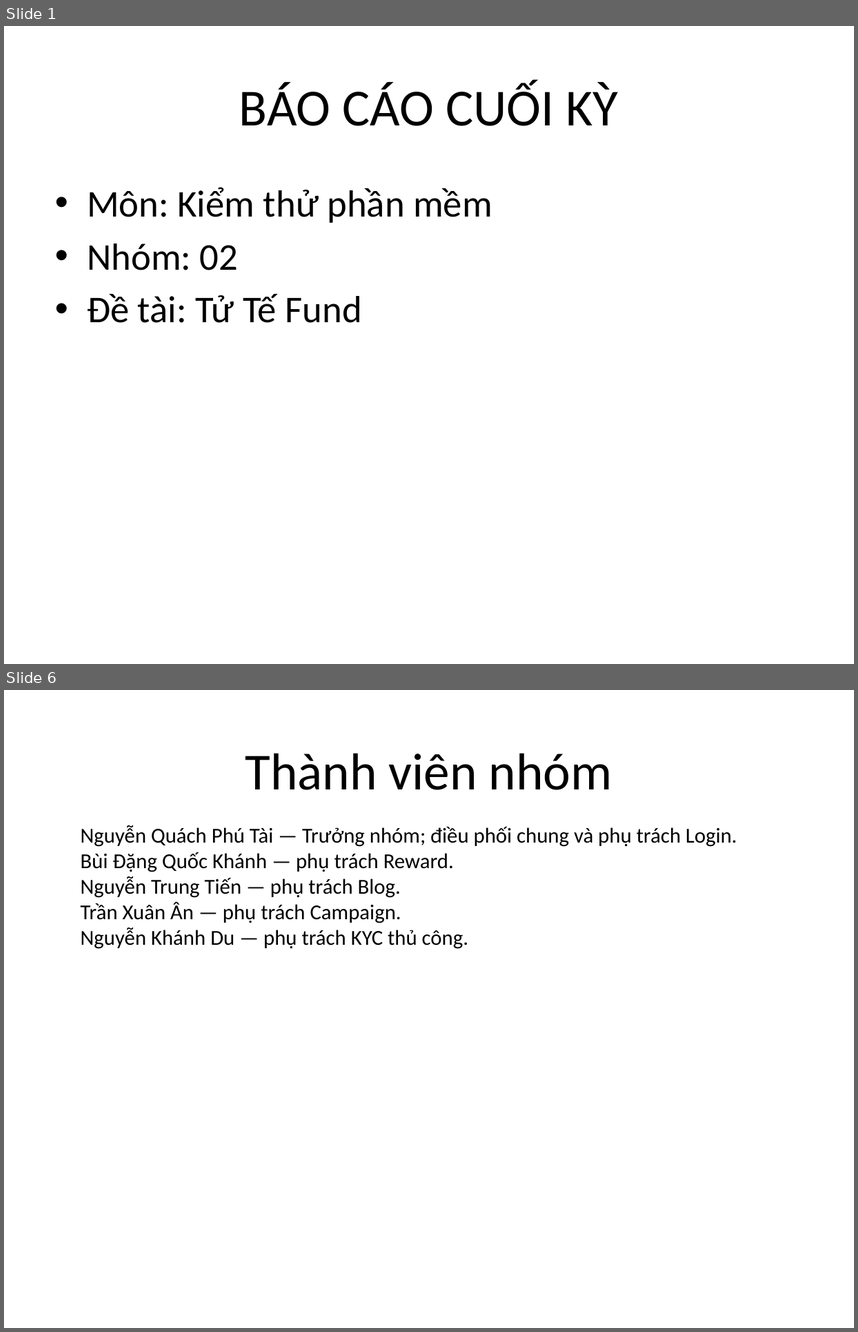
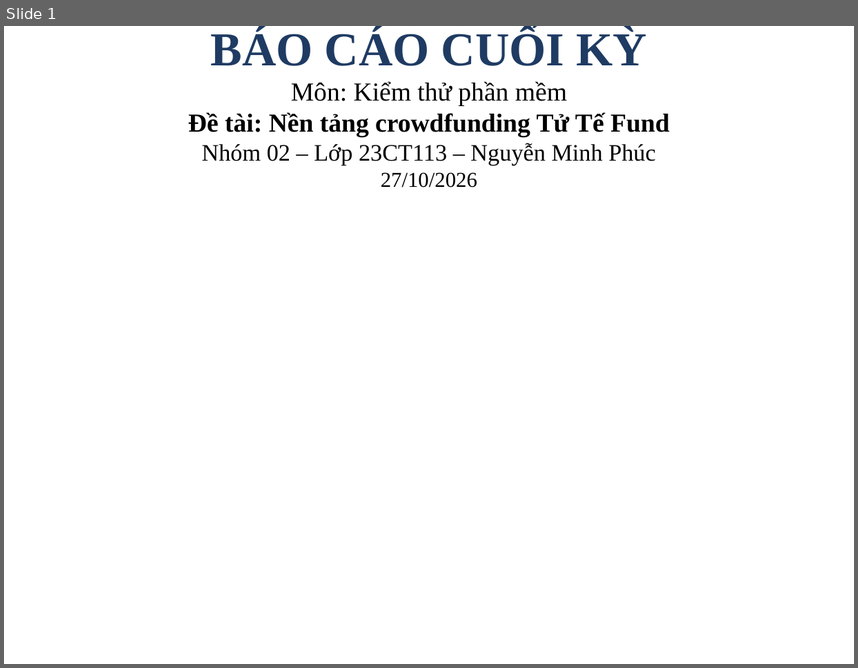
Before and after one commit to Escanor292/test, a slide deck: 23CT113_Nhom02_NenTangCrowdfunding(TuTeFund)/Word+ppt Báo Cáo/Ppt Báo cáo Nhóm 2 - 23CT113.pptx. Shown one above the other, each under a label of ours: slides 1 and 6 before the commit, slide 1 after it; the slides between them are not shown. The pictures are 858x1332 and 858x668 pixels, drawn with LibreOffice and Linux fonts; fonts in the diff are those of the drawing. Boxes give left, top, right and bottom in pixels: in the first picture for what was removed or moved away, otherwise in the second. Text is boxed around its words. In the diff, an @@ line names an element or a change of style, - is before the commit and + after.

```diff
--- a/23CT113_Nhom02_NenTangCrowdfunding(TuTeFund)/Word+ppt Báo Cáo/Ppt Báo cáo Nhóm 2 - 23CT113.pptx
+++ b/23CT113_Nhom02_NenTangCrowdfunding(TuTeFund)/Word+ppt Báo Cáo/Ppt Báo cáo Nhóm 2 - 23CT113.pptx
@@ slide 6 removed at bbox=[4, 690, 854, 1328], background #FFFFFF @@
@@ title removed at bbox=[245, 753, 613, 790] @@
-Thành viên nhóm
@@ text removed at bbox=[81, 825, 737, 949] @@
-Nguyễn Quách Phú Tài — Trưởng nhóm; điều phối chung và phụ trách Login.
-Bùi Đặng Quốc Khánh — phụ trách Reward.
-Nguyễn Trung Tiến — phụ trách Blog.
-Trần Xuân Ân — phụ trách Campaign.
-Nguyễn Khánh Du — phụ trách KYC thủ công.
@@ slide 1 changed as well @@
@@ title at bbox=[211, 28, 647, 66]: size 44 to 40 pt, font Calibri to Times New Roman, text colour #000000 to #1F3B63, bold on in "BÁO CÁO CUỐI KỲ" @@
@@ title at bbox=[188, 81, 670, 187]: paragraphs added @@
+Môn: Kiểm thử phần mềm
+Đề tài: Nền tảng crowdfunding Tử Tế Fund
+Nhóm 02 – Lớp 23CT113 – Nguyễn Minh Phúc
+27/10/2026
@@ text removed at bbox=[87, 187, 493, 323] @@
-• Môn: Kiểm thử phần mềm
-• Nhóm: 02
-• Đề tài: Tử Tế Fund
```
Also in this commit, not shown: 10 slides added, 4 other slides removed, 4 other files.
